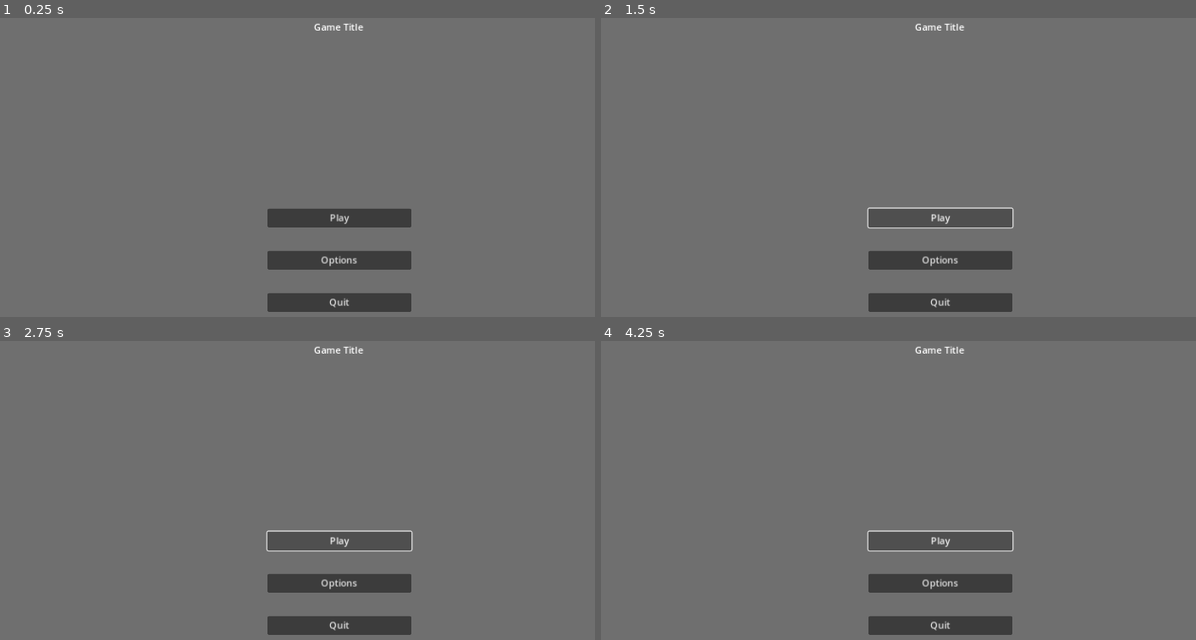
Above: before the commit, frames 1-4 (two rows, left to right).
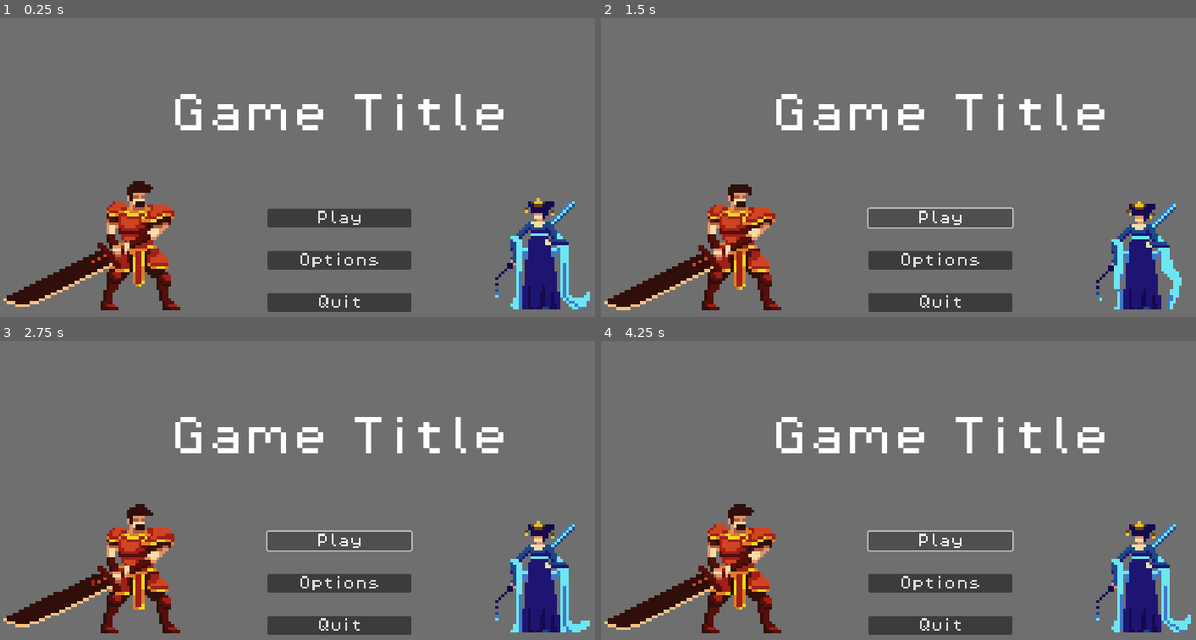
Above: after the commit, the same moments.

Repository: CISC204-S25/final-project-team-2
Game: Godot game, scene res://scenes/main_menu.tscn
Two runs of this game, one before a commit and one after it. Both use one fixed random seed, a clock stepped at 60 frames per second and the inputs below. This scene is started directly instead of the project's main scene.
Inputs:
- Up to frame 1 (0.25 s): no input
- Up to frame 2 (1.5 s): click "Play" at 0.5 s; click "Play" at 1.25 s
- Up to frame 3 (2.75 s): hold D (p1_right) from 2.03 s (still down); tap B (p1_attack) at 2.1 s; tap W (p1_jump) at 2.27 s
- Up to frame 4 (4.25 s): tap Ctrl (p2_attack) at 2.85 s; tap W (p1_jump) at 3.02 s; release D (p1_right) at 3.53 s; hold A (p1_left) from 3.53 s (still down); tap Left (p2_left) at 3.6 s

The runs differ from the first frame. In frame 1, 9.6% of the frame differs, in the area x 0-100%, y 1-98%; in frame 2, 9.3%; in frame 3, 9.5%; in frame 4, 9.6%.

Commit message:
basic main menu added, no code yet

Diff:
--- a/final-project/scenes/main_menu.tscn
+++ b/final-project/scenes/main_menu.tscn
@@ -1,4 +1,86 @@
-[gd_scene format=3 uid="uid://cu5onq87xwqh7"]
+[gd_scene load_steps=20 format=3 uid="uid://cu5onq87xwqh7"]
+
+[ext_resource type="FontFile" uid="uid://ce5dcdxr2t7fm" path="res://assets/fonts/PixelOperator8.ttf" id="1_1c6md"]
+[ext_resource type="Texture2D" uid="uid://d2gvw5m8cjhd8" path="res://assets/Elementals_fire_knight_FREE_v1.1 (1)/Elementals_fire_knight_FREE_v1.1/png/fire_knight/01_idle/idle_1.png" id="2_we4db"]
+[ext_resource type="Texture2D" uid="uid://bjma3ade3mj73" path="res://assets/Elementals_fire_knight_FREE_v1.1 (1)/Elementals_fire_knight_FREE_v1.1/png/fire_knight/01_idle/idle_2.png" id="3_2kaui"]
+[ext_resource type="Texture2D" uid="uid://tl7pcpb7eguj" path="res://assets/Elementals_fire_knight_FREE_v1.1 (1)/Elementals_fire_knight_FREE_v1.1/png/fire_knight/01_idle/idle_3.png" id="4_fip6o"]
+[ext_resource type="Texture2D" uid="uid://d3wankikte35t" path="res://assets/Elementals_fire_knight_FREE_v1.1 (1)/Elementals_fire_knight_FREE_v1.1/png/fire_knight/01_idle/idle_4.png" id="5_7ib4n"]
+[ext_resource type="Texture2D" uid="uid://n0dfprhdgu5r" path="res://assets/Elementals_fire_knight_FREE_v1.1 (1)/Elementals_fire_knight_FREE_v1.1/png/fire_knight/01_idle/idle_5.png" id="6_qekjv"]
+[ext_resource type="Texture2D" uid="uid://bbknvjdv2vuop" path="res://assets/Elementals_fire_knight_FREE_v1.1 (1)/Elementals_fire_knight_FREE_v1.1/png/fire_knight/01_idle/idle_6.png" id="7_cdt4w"]
+[ext_resource type="Texture2D" uid="uid://bpdy48d6hekmu" path="res://assets/Elementals_fire_knight_FREE_v1.1 (1)/Elementals_fire_knight_FREE_v1.1/png/fire_knight/01_idle/idle_7.png" id="8_6452h"]
+[ext_resource type="Texture2D" uid="uid://cuvni3lnalm0y" path="res://assets/Elementals_fire_knight_FREE_v1.1 (1)/Elementals_fire_knight_FREE_v1.1/png/fire_knight/01_idle/idle_8.png" id="9_fmk7m"]
+[ext_resource type="Texture2D" uid="uid://cdhv63jurkggp" path="res://assets/Elementals_water_priestess_FREE_v1.1/Elementals_water_priestess_FREE_v1.1/png/01_idle/idle_1.png" id="10_hs5wa"]
+[ext_resource type="Texture2D" uid="uid://d01g7p82f4fo6" path="res://assets/Elementals_water_priestess_FREE_v1.1/Elementals_water_priestess_FREE_v1.1/png/01_idle/idle_2.png" id="11_0bu6l"]
+[ext_resource type="Texture2D" uid="uid://c83rycjm6pbse" path="res://assets/Elementals_water_priestess_FREE_v1.1/Elementals_water_priestess_FREE_v1.1/png/01_idle/idle_3.png" id="12_d1a23"]
+[ext_resource type="Texture2D" uid="uid://b2ld6h8x6p6kl" path="res://assets/Elementals_water_priestess_FREE_v1.1/Elementals_water_priestess_FREE_v1.1/png/01_idle/idle_4.png" id="13_tnjb0"]
+[ext_resource type="Texture2D" uid="uid://c3onrbdqrgeav" path="res://assets/Elementals_water_priestess_FREE_v1.1/Elementals_water_priestess_FREE_v1.1/png/01_idle/idle_5.png" id="14_w3pwm"]
+[ext_resource type="Texture2D" uid="uid://cb1bl1aj6rrnl" path="res://assets/Elementals_water_priestess_FREE_v1.1/Elementals_water_priestess_FREE_v1.1/png/01_idle/idle_6.png" id="15_vc2j6"]
+[ext_resource type="Texture2D" uid="uid://dxgc1jwo5tr8x" path="res://assets/Elementals_water_priestess_FREE_v1.1/Elementals_water_priestess_FREE_v1.1/png/01_idle/idle_7.png" id="16_sygwt"]
+[ext_resource type="Texture2D" uid="uid://37pdhuo8pp7n" path="res://assets/Elementals_water_priestess_FREE_v1.1/Elementals_water_priestess_FREE_v1.1/png/01_idle/idle_8.png" id="17_3ln8j"]
+
+[sub_resource type="SpriteFrames" id="SpriteFrames_ju8lr"]
+animations = [{
+"frames": [{
+"duration": 1.0,
+"texture": ExtResource("2_we4db")
+}, {
+"duration": 1.0,
+"texture": ExtResource("3_2kaui")
+}, {
+"duration": 1.0,
+"texture": ExtResource("4_fip6o")
+}, {
+"duration": 1.0,
+"texture": ExtResource("5_7ib4n")
+}, {
+"duration": 1.0,
+"texture": ExtResource("6_qekjv")
+}, {
+"duration": 1.0,
+"texture": ExtResource("7_cdt4w")
+}, {
+"duration": 1.0,
+"texture": ExtResource("8_6452h")
+}, {
+"duration": 1.0,
+"texture": ExtResource("9_fmk7m")
+}],
+"loop": true,
+"name": &"default",
+"speed": 10.0
+}]
+
+[sub_resource type="SpriteFrames" id="SpriteFrames_n07ct"]
+animations = [{
+"frames": [{
+"duration": 1.0,
+"texture": ExtResource("10_hs5wa")
+}, {
+"duration": 1.0,
+"texture": ExtResource("11_0bu6l")
+}, {
+"duration": 1.0,
+"texture": ExtResource("12_d1a23")
+}, {
+"duration": 1.0,
+"texture": ExtResource("13_tnjb0")
+}, {
+"duration": 1.0,
+"texture": ExtResource("14_w3pwm")
+}, {
+"duration": 1.0,
+"texture": ExtResource("15_vc2j6")
+}, {
+"duration": 1.0,
+"texture": ExtResource("16_sygwt")
+}, {
+"duration": 1.0,
+"texture": ExtResource("17_3ln8j")
+}],
+"loop": true,
+"name": &"default",
+"speed": 10.0
+}]
 
 [node name="Main Menu" type="Control"]
 layout_mode = 3
@@ -42,26 +124,55 @@
 theme_override_constants/separation = 40
 
 [node name="Play" type="Button" parent="CanvasLayer/Control/VBoxContainer"]
+texture_filter = 1
 layout_mode = 2
+theme_override_fonts/font = ExtResource("1_1c6md")
+theme_override_font_sizes/font_size = 24
 text = "Play"
 
 [node name="Options" type="Button" parent="CanvasLayer/Control/VBoxContainer"]
+texture_filter = 1
 layout_mode = 2
+theme_override_fonts/font = ExtResource("1_1c6md")
+theme_override_font_sizes/font_size = 24
 text = "Options"
 
 [node name="Quit" type="Button" parent="CanvasLayer/Control/VBoxContainer"]
+texture_filter = 1
 layout_mode = 2
+theme_override_fonts/font = ExtResource("1_1c6md")
+theme_override_font_sizes/font_size = 24
 text = "Quit"
 
 [node name="Title" type="Label" parent="CanvasLayer/Control"]
+texture_filter = 1
 layout_mode = 1
 anchors_preset = 5
 anchor_left = 0.5
 anchor_right = 0.5
-offset_left = -195.0
-offset_top = 4.0
-offset_right = 196.0
-offset_bottom = 111.0
+offset_left = -223.5
+offset_top = 129.0
+offset_right = 224.5
+offset_bottom = 236.0
 grow_horizontal = 2
+theme_override_fonts/font = ExtResource("1_1c6md")
+theme_override_font_sizes/font_size = 72
 text = "Game Title"
 horizontal_alignment = 1
+
+[node name="P1" type="AnimatedSprite2D" parent="CanvasLayer/Control"]
+texture_filter = 1
+position = Vector2(226, 183)
+scale = Vector2(5, 5)
+sprite_frames = SubResource("SpriteFrames_ju8lr")
+autoplay = "default"
+frame_progress = 0.634016
+
+[node name="P2" type="AnimatedSprite2D" parent="CanvasLayer/Control"]
+texture_filter = 1
+position = Vector2(923, 182)
+scale = Vector2(5, 5)
+sprite_frames = SubResource("SpriteFrames_n07ct")
+autoplay = "default"
+frame_progress = 0.00676344
+flip_h = true
